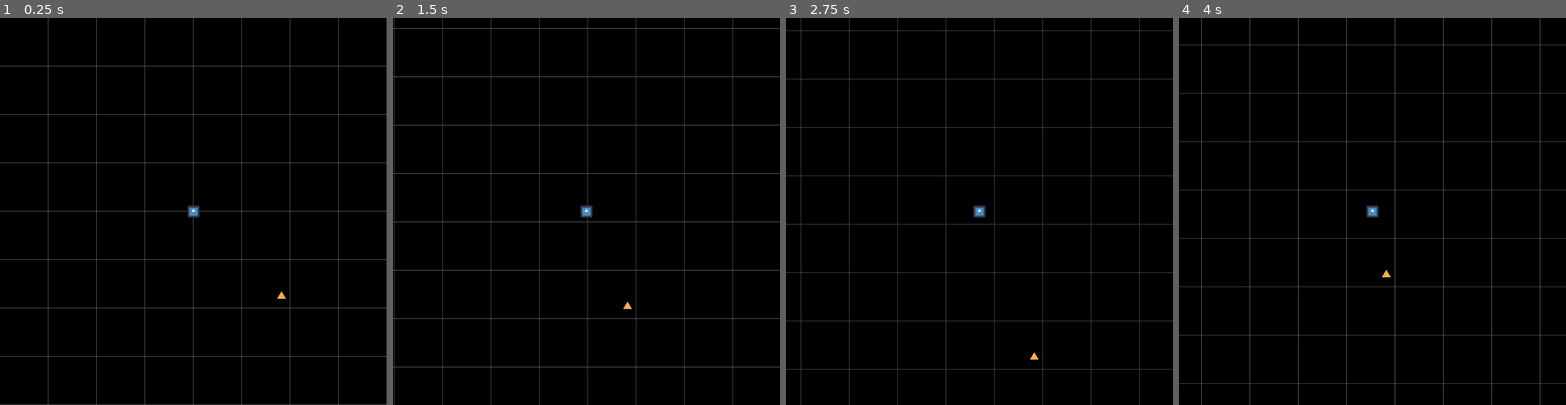
Above: before the commit, frames 1-4 (left to right).
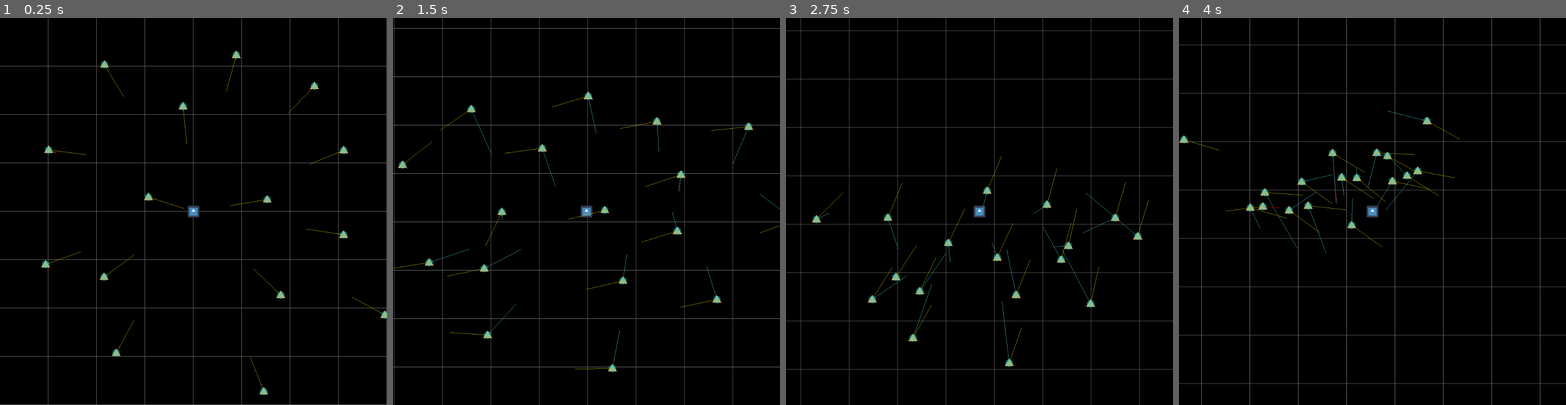
Above: after the commit, the same moments.

Repository: Trantarius/ArcadeGame
Game: Godot game, scene res://test/ballistic_ai_test.tscn
Same seed, same stepped clock (60 frames per second), same inputs: the game is played once before the commit and once after it. This scene is started directly instead of the project's main scene. The engine's default icon, where the game draws it, is replaced by a stand-in: a white triangle on a blue panel in a dark square.
Inputs (mouse positions are in pixels of both pictures, inside the frame that each line leads up to):
- Up to frame 1 (0.25 s): no input
- Up to frame 2 (1.5 s): move the mouse to (671, 192) at 0.52 s; hold D (right) 0.53-1.28 s; move the mouse to (509, 230) at 1.27 s; hold S (back) from 1.28 s (still down)
- Up to frame 3 (2.75 s): move the mouse to (1018, 126) at 2.02 s; release S (back) at 2.03 s; hold D (right) from 2.03 s (still down)
- Up to frame 4 (4 s): move the mouse to (1353, 288) at 2.77 s; release D (right) at 2.78 s; hold W (forward) 2.78-3.53 s; move the mouse to (1488, 269) at 3.52 s; hold A (left) from 3.53 s (still down)

The runs differ from the first frame. In frame 1, 0.7% of the frame differs, in the area x 10-100%, y 8-98%; in frame 2, 1.0%; in frame 3, 1.1%, in the area x 6-94%, y 35-91%; in frame 4, 1.0%.
Error before the commit: Parse Error: Identifier "forces_updated" not declared in the current scope. (res://classes/BallisticAI.gd:38)

Commit message:
ballistic ai

Diff:
--- a/classes/AI.gd
+++ b/classes/AI.gd
@@ -142,14 +142,20 @@
 	if(avoidance_enabled):
 		_start_avoidance()
 
+	var time:float = Util.game_time
 	await get_tree().physics_frame
 	while(is_inside_tree()):
 		await get_tree().physics_frame
 		if(can_process()):
 			pre_update.emit()
 			await _update()
+			var dtime:float = Util.game_time-time
+			linear_velocity += force * dtime
+			angular_velocity += torque * dtime
+			time=Util.game_time
 			post_update.emit()
 			if(debug_draw):
+				_draw_calls.push_back({'type':'line','start':Vector2.ZERO,'end':force,'color':Color(0.8,0.8,0,0.75),'global':false})
 				queue_redraw()
 
 func _exit_tree() -> void:
--- a/classes/BallisticAI.gd
+++ b/classes/BallisticAI.gd
@@ -1,13 +1,7 @@
 class_name BallisticAI
 extends AI
 
-## Controls how much thrust will be reversed to try to come to rest at the target position.
-@export var brake_strength:float = 1
-
-func _physics_process(_delta: float) -> void:
-	var next_force:Vector2
-	var next_torque:float
-	var next_draw_calls:Array[Dictionary]
+func _update()->void:
 
 	var relative_position:Vector2 = global_position - target_position
 	var relative_velocity:Vector2 = linear_velocity - target_velocity
@@ -15,24 +9,20 @@
 	var brake_time:float = relative_velocity.length()/max_linear_thrust
 	var brake_pos:Vector2 = relative_position + relative_velocity * brake_time/2
 	var desired_speed:float = sqrt(2*relative_position.length()*max_linear_thrust)
-	var desired_velocity:Vector2 = desired_speed * -brake_pos.normalized()
+	var desired_velocity:Vector2 = desired_speed * -brake_pos.normalized() + target_velocity
 
+	desired_velocity = (desired_velocity.limit_length(max_linear_speed))
+	force += (desired_velocity-linear_velocity).normalized()*max_linear_thrust
 
+	var safe_vel:Vector2 = await make_velocity_safe(linear_velocity)
+	force += (safe_vel-linear_velocity)/get_physics_process_delta_time()
 
-	next_force = next_force.limit_length(max_linear_thrust)
-	next_force += linear_velocity
-	next_force = next_force.limit_length(max_linear_speed)
-	next_force -= linear_velocity
+	force = force.limit_length(max_linear_thrust)
+	force += linear_velocity
+	force = force.limit_length(max_linear_speed)
+	force -= linear_velocity
 
-	next_torque = clamp(next_torque, -max_angular_thrust, max_angular_thrust)
-	next_torque += angular_velocity
-	next_torque = clamp(next_torque,-max_angular_speed,max_angular_speed)
-	next_torque -= angular_velocity
-
-	force = next_force
-	torque = next_torque
-	if(debug_draw):
-		_draw_calls=next_draw_calls
-		queue_redraw()
-
-	forces_updated.emit()
+	torque = clamp(torque, -max_angular_thrust, max_angular_thrust)
+	torque += angular_velocity
+	torque = clamp(torque,-max_angular_speed,max_angular_speed)
+	torque -= angular_velocity
--- a/test/ballistic_ai_test.tscn
+++ b/test/ballistic_ai_test.tscn
@@ -30,21 +30,23 @@
 func _ready()->void:
 	if($'../Actor'!=self):
 		remove_child($BallisticAI)
-		var newai:BoatAI = $'../Actor/BallisticAI'.duplicate()
+		var newai:BallisticAI = $'../Actor/BallisticAI'.duplicate()
 		add_child(newai)
-
-func _physics_process(delta: float) -> void:
-
+	$BallisticAI.pre_update.connect(_pre_update)
+	$BallisticAI.post_update.connect(_post_update)
+
+func _pre_update()->void:
 	$BallisticAI.linear_velocity = linear_velocity
 	$BallisticAI.angular_velocity = angular_velocity
 	$BallisticAI.target_position = $'../Target'.global_position
 	$BallisticAI.target_velocity = $'../Target'.velocity
 
-	linear_velocity += $BallisticAI.force * delta
-	angular_velocity += $BallisticAI.torque * delta
-
-	global_position += linear_velocity * delta
-	global_rotation += angular_velocity * delta
+func _post_update()->void:
+	linear_velocity += $BallisticAI.force * get_physics_process_delta_time()
+	angular_velocity += $BallisticAI.torque * get_physics_process_delta_time()
+
+	global_position += linear_velocity * get_physics_process_delta_time()
+	global_rotation += angular_velocity * get_physics_process_delta_time()
 "
 
 [node name="BallisticAiTest" type="Node2D"]
@@ -75,3 +77,218 @@
 
 [node name="BallisticAI" type="Node2D" parent="Actor"]
 script = ExtResource("3_v44xm")
+debug_draw = true
+avoidance_max_neighbors = 100
+avoidance_time_horizon_obstacles = 100.0
+
+[node name="Actor2" type="Node2D" parent="."]
+position = Vector2(400, -163)
+script = SubResource("GDScript_t1mk0")
+
+[node name="Polygon2D" type="Polygon2D" parent="Actor2"]
+color = Color(1, 0.67451, 0.329412, 1)
+polygon = PackedVector2Array(-12, 8, 0, -12, 12, 8)
+
+[node name="BallisticAI" type="Node2D" parent="Actor2"]
+script = ExtResource("3_v44xm")
+debug_draw = true
+
+[node name="Actor3" type="Node2D" parent="."]
+position = Vector2(760, 39)
+script = SubResource("GDScript_t1mk0")
+
+[node name="Polygon2D" type="Polygon2D" parent="Actor3"]
+color = Color(1, 0.67451, 0.329412, 1)
+polygon = PackedVector2Array(-12, 8, 0, -12, 12, 8)
+
+[node name="BallisticAI" type="Node2D" parent="Actor3"]
+script = ExtResource("3_v44xm")
+debug_draw = true
+
+[node name="Actor4" type="Node2D" parent="."]
+position = Vector2(198, -32)
+script = SubResource("GDScript_t1mk0")
+
+[node name="Polygon2D" type="Polygon2D" parent="Actor4"]
+color = Color(1, 0.67451, 0.329412, 1)
+polygon = PackedVector2Array(-12, 8, 0, -12, 12, 8)
+
+[node name="BallisticAI" type="Node2D" parent="Actor4"]
+script = ExtResource("3_v44xm")
+debug_draw = true
+
+[node name="Actor5" type="Node2D" parent="."]
+position = Vector2(509, 275)
+script = SubResource("GDScript_t1mk0")
+
+[node name="Polygon2D" type="Polygon2D" parent="Actor5"]
+color = Color(1, 0.67451, 0.329412, 1)
+polygon = PackedVector2Array(-12, 8, 0, -12, 12, 8)
+
+[node name="BallisticAI" type="Node2D" parent="Actor5"]
+script = ExtResource("3_v44xm")
+debug_draw = true
+
+[node name="Actor6" type="Node2D" parent="."]
+position = Vector2(187, 479)
+script = SubResource("GDScript_t1mk0")
+
+[node name="Polygon2D" type="Polygon2D" parent="Actor6"]
+color = Color(1, 0.67451, 0.329412, 1)
+polygon = PackedVector2Array(-12, 8, 0, -12, 12, 8)
+
+[node name="BallisticAI" type="Node2D" parent="Actor6"]
+script = ExtResource("3_v44xm")
+debug_draw = true
+
+[node name="Actor7" type="Node2D" parent="."]
+position = Vector2(-239, 175)
+script = SubResource("GDScript_t1mk0")
+
+[node name="Polygon2D" type="Polygon2D" parent="Actor7"]
+color = Color(1, 0.67451, 0.329412, 1)
+polygon = PackedVector2Array(-12, 8, 0, -12, 12, 8)
+
+[node name="BallisticAI" type="Node2D" parent="Actor7"]
+script = ExtResource("3_v44xm")
+debug_draw = true
+
+[node name="Actor8" type="Node2D" parent="."]
+position = Vector2(-386, -164)
+script = SubResource("GDScript_t1mk0")
+
+[node name="Polygon2D" type="Polygon2D" parent="Actor8"]
+color = Color(1, 0.67451, 0.329412, 1)
+polygon = PackedVector2Array(-12, 8, 0, -12, 12, 8)
+
+[node name="BallisticAI" type="Node2D" parent="Actor8"]
+script = ExtResource("3_v44xm")
+debug_draw = true
+
+[node name="Actor9" type="Node2D" parent="."]
+position = Vector2(-28, -281)
+script = SubResource("GDScript_t1mk0")
+
+[node name="Polygon2D" type="Polygon2D" parent="Actor9"]
+color = Color(1, 0.67451, 0.329412, 1)
+polygon = PackedVector2Array(-12, 8, 0, -12, 12, 8)
+
+[node name="BallisticAI" type="Node2D" parent="Actor9"]
+script = ExtResource("3_v44xm")
+debug_draw = true
+
+[node name="Actor10" type="Node2D" parent="."]
+position = Vector2(322, -334)
+script = SubResource("GDScript_t1mk0")
+
+[node name="Polygon2D" type="Polygon2D" parent="Actor10"]
+color = Color(1, 0.67451, 0.329412, 1)
+polygon = PackedVector2Array(-12, 8, 0, -12, 12, 8)
+
+[node name="BallisticAI" type="Node2D" parent="Actor10"]
+script = ExtResource("3_v44xm")
+debug_draw = true
+
+[node name="Actor11" type="Node2D" parent="."]
+position = Vector2(-237, -391)
+script = SubResource("GDScript_t1mk0")
+
+[node name="Polygon2D" type="Polygon2D" parent="Actor11"]
+color = Color(1, 0.67451, 0.329412, 1)
+polygon = PackedVector2Array(-12, 8, 0, -12, 12, 8)
+
+[node name="BallisticAI" type="Node2D" parent="Actor11"]
+script = ExtResource("3_v44xm")
+debug_draw = true
+
+[node name="Actor12" type="Node2D" parent="."]
+position = Vector2(-122, -39)
+script = SubResource("GDScript_t1mk0")
+
+[node name="Polygon2D" type="Polygon2D" parent="Actor12"]
+color = Color(1, 0.67451, 0.329412, 1)
+polygon = PackedVector2Array(-12, 8, 0, -12, 12, 8)
+
+[node name="BallisticAI" type="Node2D" parent="Actor12"]
+script = ExtResource("3_v44xm")
+debug_draw = true
+
+[node name="Actor13" type="Node2D" parent="."]
+position = Vector2(-206, 377)
+script = SubResource("GDScript_t1mk0")
+
+[node name="Polygon2D" type="Polygon2D" parent="Actor13"]
+color = Color(1, 0.67451, 0.329412, 1)
+polygon = PackedVector2Array(-12, 8, 0, -12, 12, 8)
+
+[node name="BallisticAI" type="Node2D" parent="Actor13"]
+script = ExtResource("3_v44xm")
+debug_draw = true
+
+[node name="Actor14" type="Node2D" parent="."]
+position = Vector2(114, -417)
+script = SubResource("GDScript_t1mk0")
+
+[node name="Polygon2D" type="Polygon2D" parent="Actor14"]
+color = Color(1, 0.67451, 0.329412, 1)
+polygon = PackedVector2Array(-12, 8, 0, -12, 12, 8)
+
+[node name="BallisticAI" type="Node2D" parent="Actor14"]
+script = ExtResource("3_v44xm")
+debug_draw = true
+
+[node name="Actor15" type="Node2D" parent="."]
+position = Vector2(603, -325)
+script = SubResource("GDScript_t1mk0")
+
+[node name="Polygon2D" type="Polygon2D" parent="Actor15"]
+color = Color(1, 0.67451, 0.329412, 1)
+polygon = PackedVector2Array(-12, 8, 0, -12, 12, 8)
+
+[node name="BallisticAI" type="Node2D" parent="Actor15"]
+script = ExtResource("3_v44xm")
+debug_draw = true
+
+[node name="Actor16" type="Node2D" parent="."]
+position = Vector2(400, 62)
+script = SubResource("GDScript_t1mk0")
+
+[node name="Polygon2D" type="Polygon2D" parent="Actor16"]
+color = Color(1, 0.67451, 0.329412, 1)
+polygon = PackedVector2Array(-12, 8, 0, -12, 12, 8)
+
+[node name="BallisticAI" type="Node2D" parent="Actor16"]
+script = ExtResource("3_v44xm")
+debug_draw = true
+
+[node name="Actor17" type="Node2D" parent="."]
+position = Vector2(-394, 141)
+script = SubResource("GDScript_t1mk0")
+
+[node name="Polygon2D" type="Polygon2D" parent="Actor17"]
+color = Color(1, 0.67451, 0.329412, 1)
+polygon = PackedVector2Array(-12, 8, 0, -12, 12, 8)
+
+[node name="BallisticAI" type="Node2D" parent="Actor17"]
+script = ExtResource("3_v44xm")
+debug_draw = true
+
+[node name="NavigationObstacle2D" type="NavigationObstacle2D" parent="."]
+position = Vector2(1202, 794)
+vertices = PackedVector2Array(-297, -274, 458, -185, 661, 278, 119, 396, -481, 352, -447, -25, -249, 7, -433, -204)
+
+[node name="NavigationObstacle2D2" type="NavigationObstacle2D" parent="."]
+position = Vector2(1622, 141)
+radius = 146.56
+
+[node name="NavigationObstacle2D3" type="NavigationObstacle2D" parent="."]
+position = Vector2(1167, -749)
+radius = 68.97
+
+[node name="NavigationObstacle2D4" type="NavigationObstacle2D" parent="."]
+position = Vector2(2027, -668)
+radius = 68.97
+
+[node name="NavigationObstacle2D5" type="NavigationObstacle2D" parent="."]
+position = Vector2(2423, 803)
+radius = 166.67
